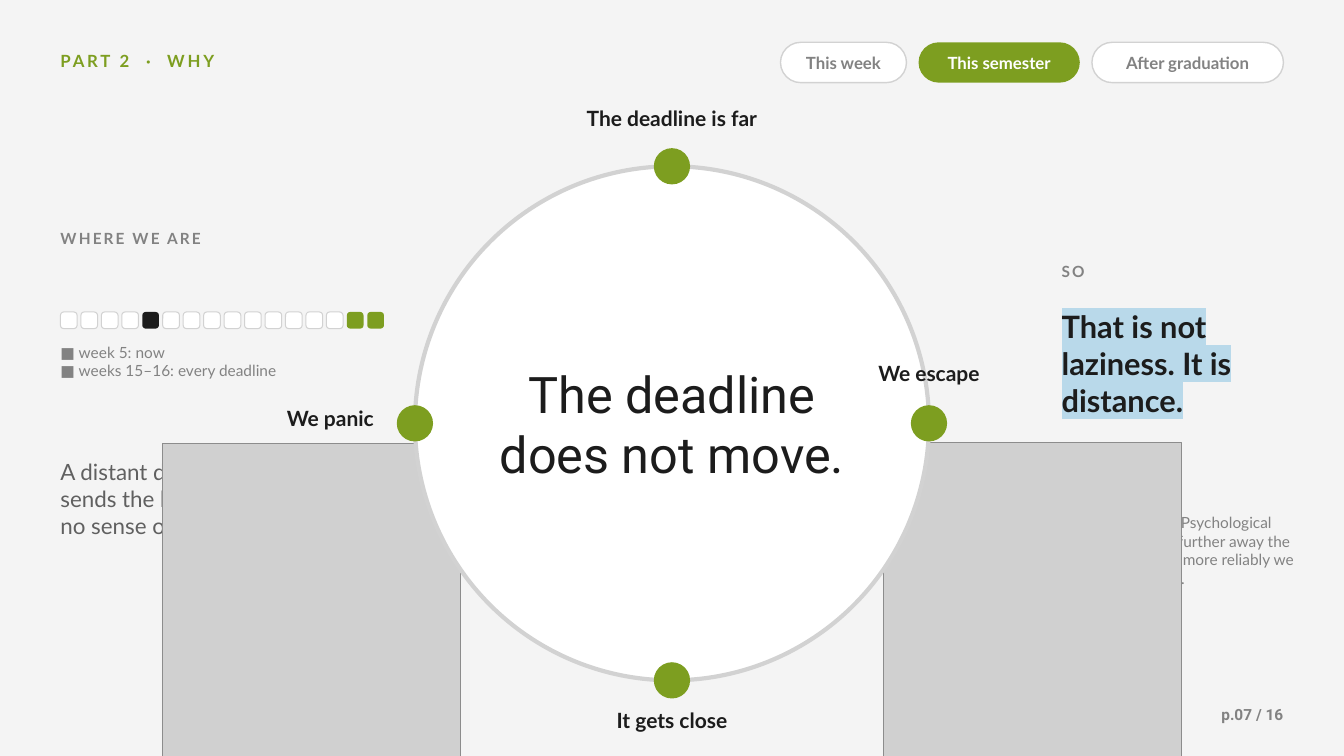
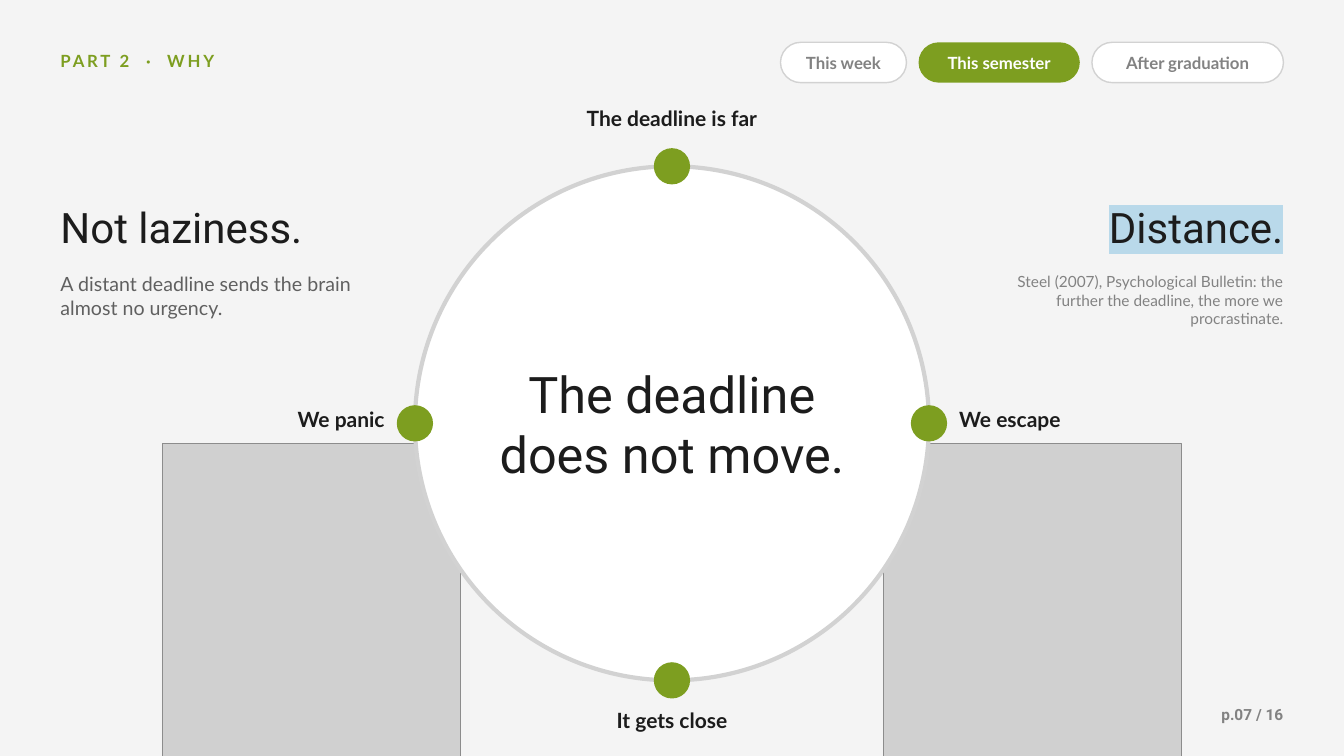
Before and after one commit to Kyson-CCHEN/English-presentation, a slide deck: slide 7 of Planning_Is_the_Pressure.pptx. Drawn at 1344x756 pixels with LibreOffice and Linux fonts; fonts in the diff are those of the drawing; grey boxes stand for pictures; background and template pictures are left out. Boxes give left, top, right and bottom in pixels: in the first picture for what was removed or moved away, otherwise in the second. Text is boxed around its words. In the diff, an @@ line names an element or a change of style, - is before the commit and + after.

```diff
--- a/Planning_Is_the_Pressure.pptx
+++ b/Planning_Is_the_Pressure.pptx
@@ text added at (x1=60, y1=211, x2=302, y2=244), 30 pt, text #1C1C1C @@
+Not laziness.
@@ text added at (x1=1109, y1=212, x2=1283, y2=244), 30 pt, text #1C1C1C @@
+Distance.
@@ text removed at (x1=1062, y1=266, x2=1085, y2=277) @@
-SO
@@ text at (x1=60, y1=276, x2=350, y2=319): text changed; size 16 to 14 pt @@
-A distant deadline sends the brain almost no sense of urgency.
+A distant deadline sends the brain almost no urgency.
@@ text at (x1=1017, y1=275, x2=1283, y2=327): text changed @@
-Steel (2007), Psychological Bulletin: the further away the deadline, the more reliably we procrastinate.
+Steel (2007), Psychological Bulletin: the further the deadline, the more we procrastinate.
@@ group removed at (x1=60, y1=233, x2=384, y2=330): 16 rounded rectangles, 1 text @@
-WHERE WE ARE
@@ text removed at (x1=1062, y1=315, x2=1231, y2=413) @@
-That is not laziness. It is distance.
@@ text removed at (x1=79, y1=347, x2=276, y2=379) @@
-■ week 5: now
-■ weeks 15–16: every deadline
@@ text "We panic" moved from (x1=287, y1=410, x2=374, y2=430) to (x1=298, y1=411, x2=385, y2=431) @@
@@ text "We panic" at (x1=298, y1=411, x2=385, y2=431): alignment centre to right @@
@@ text "We escape" moved from (x1=878, y1=365, x2=979, y2=385) to (x1=959, y1=411, x2=1060, y2=431) @@
@@ text "We escape" at (x1=959, y1=411, x2=1060, y2=431): alignment centre to left @@
```
Also in this commit, not shown: 6 other slides changed.
